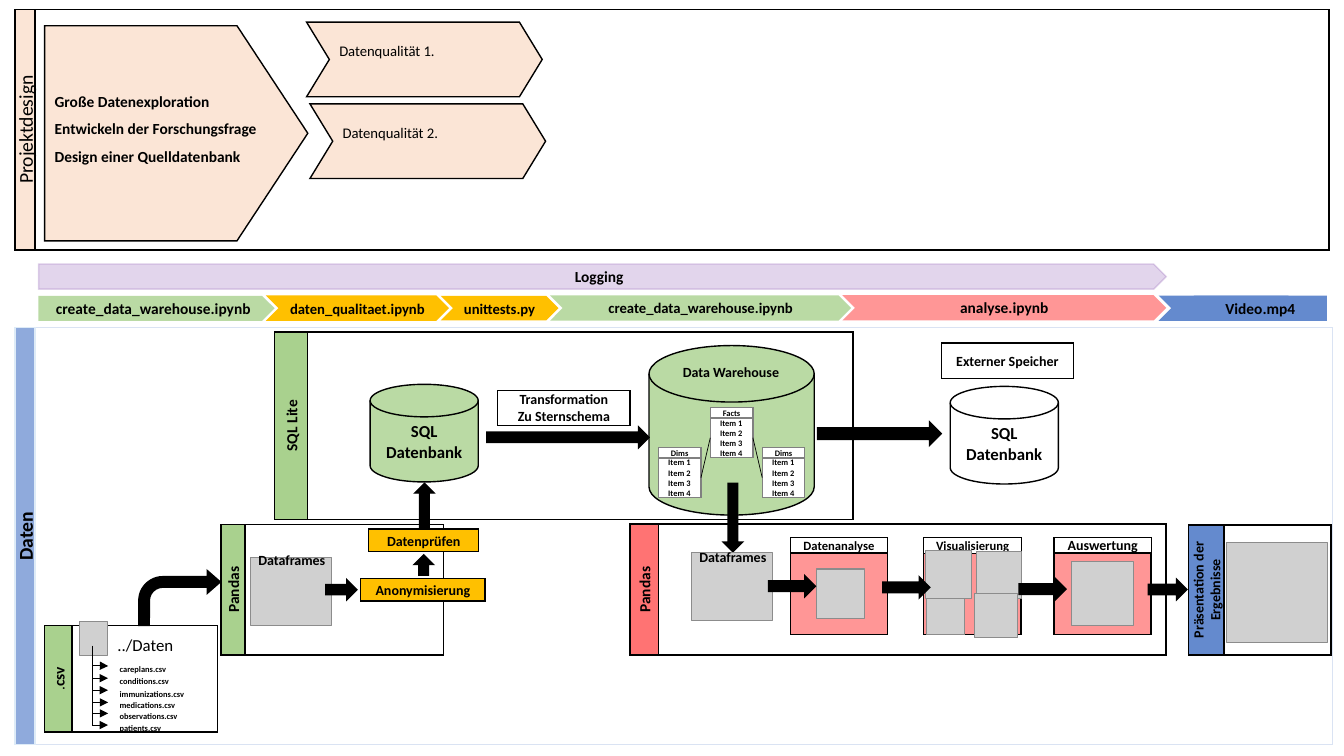
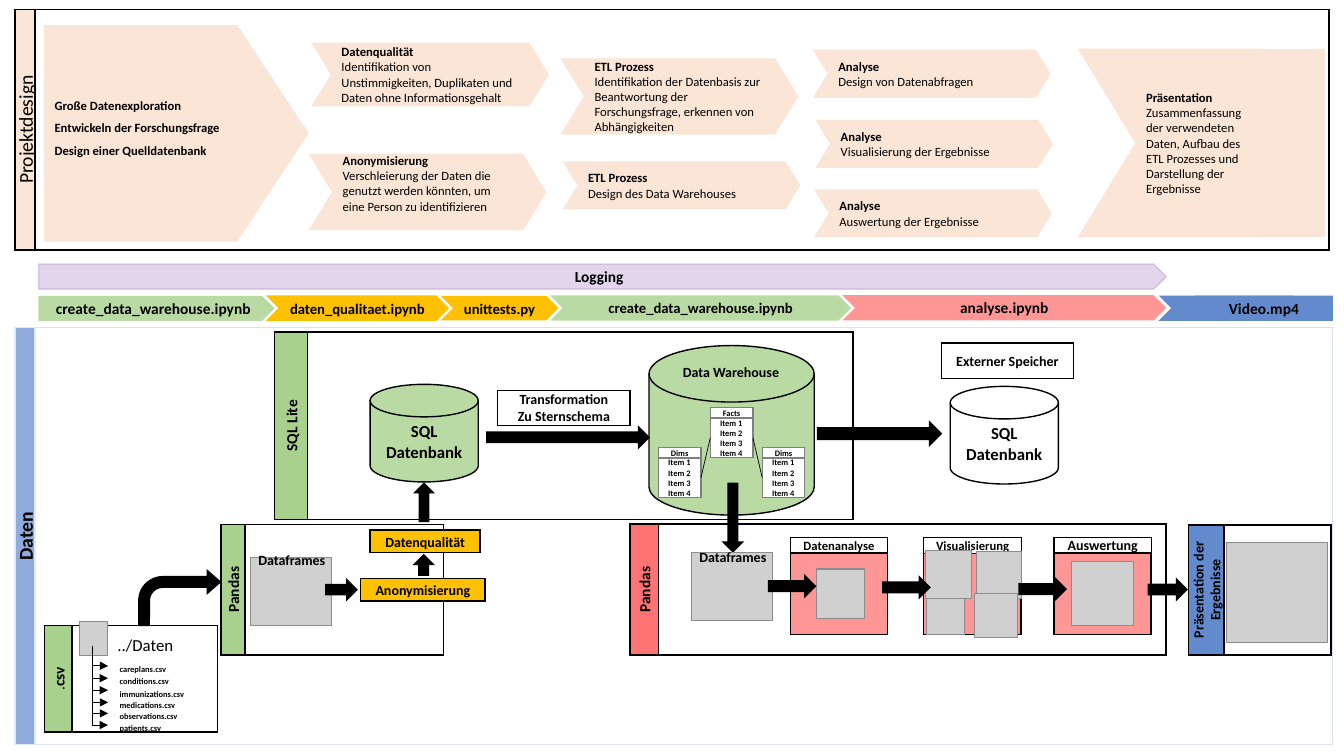
Before and after one commit to Fuenfgeld/DMA2022DataProjectA, a slide deck: slide 1 of Dokumentation/Datenflussdiagramm.pptx. Drawn at 1344x756 pixels with LibreOffice and Linux fonts; fonts in the diff are those of the drawing; grey boxes stand for pictures. Boxes give left, top, right and bottom in pixels: in the first picture for what was removed or moved away, otherwise in the second. Text is boxed around its words. In the diff, an @@ line names an element or a change of style, - is before the commit and + after.

Commit message:
Datenflussdiagramm fertig #13

```diff
--- a/Dokumentation/Datenflussdiagramm.pptx
+++ b/Dokumentation/Datenflussdiagramm.pptx
@@ pentagon arrow "Große Datenexploration" at (44, 25, 308, 240): size 11 to 9 pt; outline #000000 1 pt to #FBE5D6 1 pt @@
@@ chevron "Datenqualität": place and size @@
-chevron "Datenqualität" at (307, 22, 542, 97)
+chevron "Datenqualität" at (313, 43, 548, 106)
@@ chevron "Datenqualität" at (313, 43, 548, 106): outline #000000 1 pt to #FBE5D6 1 pt @@
@@ text in chevron at (341, 47, 512, 104): text changed; size 10.5 to 9 pt @@
-Datenqualität 1.
+Datenqualität
+Identifikation von Unstimmigkeiten, Duplikaten und Daten ohne Informationsgehalt
@@ chevron added at (562, 59, 798, 134), fill #FBE5D6, outline #FBE5D6 1 pt, 9 pt, text #000000 @@
+ETL Prozess
+Identifikation der Datenbasis zur Beantwortung der Forschungsfrage, erkennen von Abhängigkeiten
@@ chevron added at (815, 50, 1051, 97), fill #FBE5D6, outline #FBE5D6 1 pt, 9 pt, text #000000 @@
+Analyse
+Design von Datenabfragen
@@ chevron added at (1079, 49, 1315, 237), fill #FBE5D6, outline #FBE5D6 1 pt, 9 pt, text #000000 @@
+Präsentation
+Zusammenfassung der verwendeten Daten, Aufbau des ETL Prozesses und Darstellung der Ergebnisse
@@ rectangle added at (1255, 49, 1325, 237), fill #FBE5D6, outline #FBE5D6 1 pt @@
@@ chevron added at (817, 121, 1053, 167), fill #FBE5D6, outline #FBE5D6 1 pt, 9 pt, text #000000 @@
+Analyse
+Visualisierung der Ergebnisse
@@ chevron "Anonymisierung" at (311, 155, 546, 230): outline #000000 1 pt to #FBE5D6 1 pt @@
@@ chevron "Anonymisierung": place and size @@
-chevron "Anonymisierung" at (311, 104, 546, 178)
+chevron "Anonymisierung" at (311, 155, 546, 230)
@@ text in chevron at (343, 156, 491, 211): text changed; size 10.5 to 9 pt @@
-Datenqualität 2.
+Anonymisierung
+Verschleierung der Daten die genutzt werden könnten, um eine Person zu identifizieren
@@ chevron added at (564, 162, 800, 209), fill #FBE5D6, outline #FBE5D6 1 pt, 9 pt, text #000000 @@
+ETL Prozess
+Design des Data Warehouses
@@ chevron added at (816, 191, 1052, 237), fill #FBE5D6, outline #FBE5D6 1 pt, 9 pt, text #000000 @@
+Analyse
+Auswertung der Ergebnisse
@@ chevron: place and size @@
-chevron at (1158, 295, 1301, 321)
+chevron at (1158, 295, 1306, 321)
@@ rectangle "Video.mp4": place and size @@
-rectangle "Video.mp4" at (1194, 295, 1327, 321)
+rectangle "Video.mp4" at (1196, 295, 1334, 321)
@@ right arrow: place and size @@
-right arrow at (414, 484, 434, 527)
+right arrow at (415, 483, 434, 522)
@@ text in rectangle at (385, 537, 465, 550): text changed @@
-Datenprüfen
+Datenqualität
```
Also in this commit, not shown: 1 slide removed, 2 other files.
